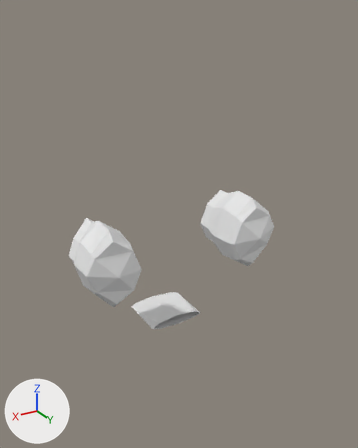
Renders of the Blender file blender/anime_head/animehead.blend from each side of a commit.
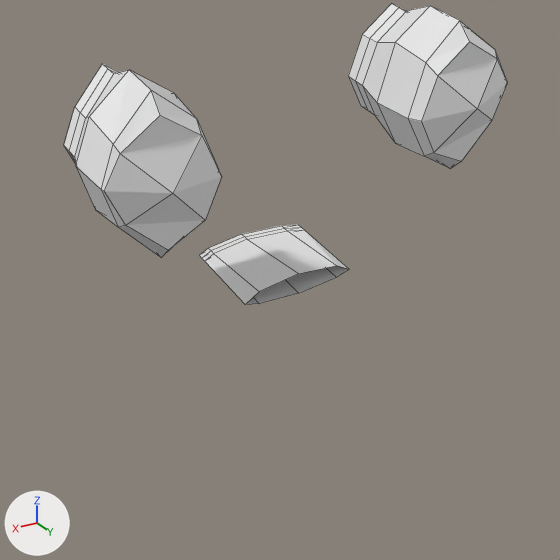
There are two pictures of each version: one whole from a 50 mm lens placed at (7.29, 11.16, 7.34), pointed at (0.57, -0.04, 1.74), one close up on the part from 11% to 83% of the width and 42% to 100% of the height. The axes (+X, +Y, +Z) are drawn at lower left. The lights are the same throughout. The close-ups show mesh edges as thin lines.

Script lines for the objects in view, before the commit:
```python
me_circle = bpy.data.meshes.new('Circle')
me_circle.from_pydata(...)  # 111 vertices, 56 faces, 43 loose edges; spans x 0.0..3.89, y -3.25..4.31, z 0.0..10.1
ob_circle = bpy.data.objects.new('Circle', me_circle)
ob_circle.location = (0.0, 0.0, -5.0)
ob_circle.scale = (1.2, 1.2, 1.2)
_m = ob_circle.modifiers.new('Mirror', 'MIRROR')
```
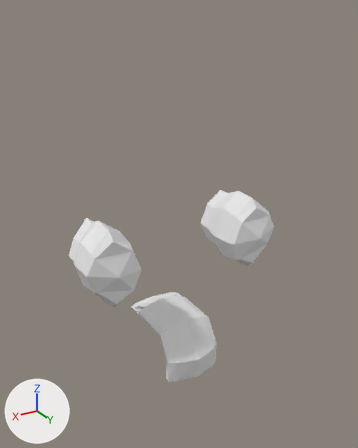
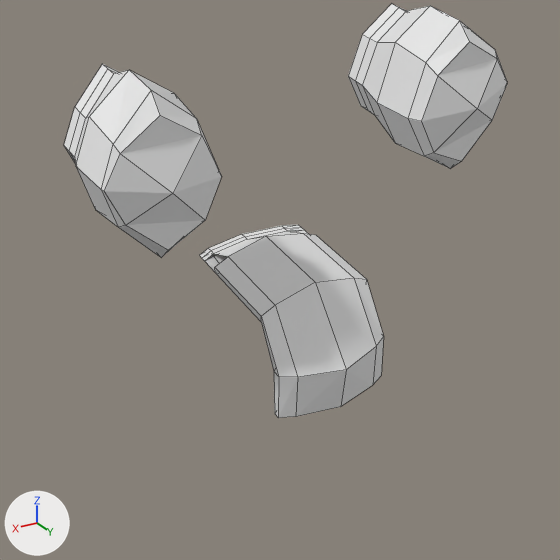
Pixel boxes (x1, y1, x2, y2) of what changed, in the close-ups (560 x 560 px):
'Circle', reshaped: before (64, 4, 508, 305); after (64, 4, 508, 418)
part 1 of me_circle, built on: before (205, 230, 348, 305); after (205, 230, 384, 418)

Diff of the bpy script that builds the scene:
```diff
--- a/blender/anime_head/animehead.blend.py
+++ b/blender/anime_head/animehead.blend.py
@@ me_circle @@
 # used by ob_circle; location = (0.0, 0.0, -5.0); scale = (1.2, 1.2, 1.2)
-me_circle.from_pydata(...)  # 111 vertices, 56 faces, 43 loose edges; spans x 0.0..3.89, y -3.25..4.31, z 0.0..10.1
+me_circle.from_pydata(...)  # 140 vertices, 75 faces, 43 loose edges; spans x 0.0..3.89, y -3.25..4.31, z 0.0..10.1
+# me_circle part 1
+# 2 vertices are removed from x 0.59..0.79, y -0.91, z 2.2..2.32
+# 3 faces are deleted
+# 1 loose edge is deleted
+# 5 vertices move from x 0.0..1.47, y -1.04..-0.91, z 1.34..2.39 to x 0.0..1.47, y -1.78..-0.93, z 1.27..2.51
+# 31 vertices are added at x 0.0..0.79, y -1.78..0.24, z 0.98..2.51
+# 1 loose edge is added
+# 22 new faces join them
```
